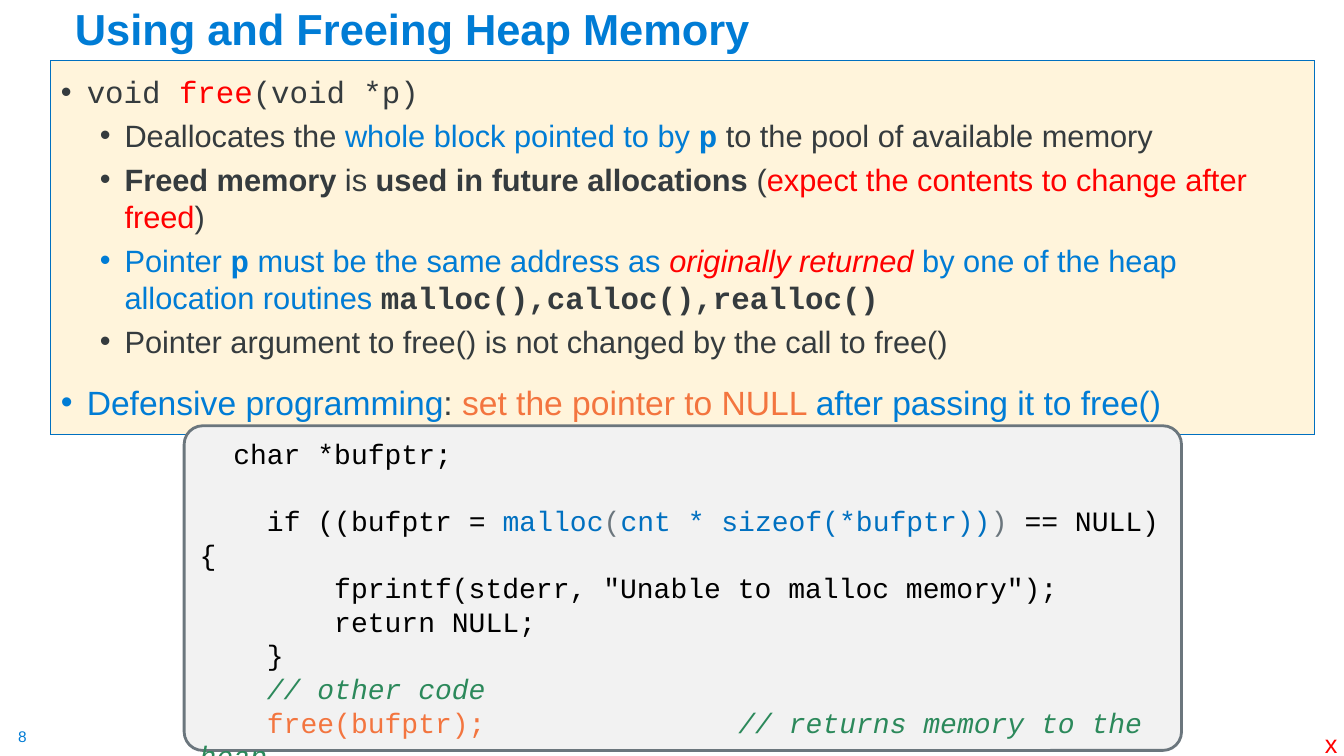
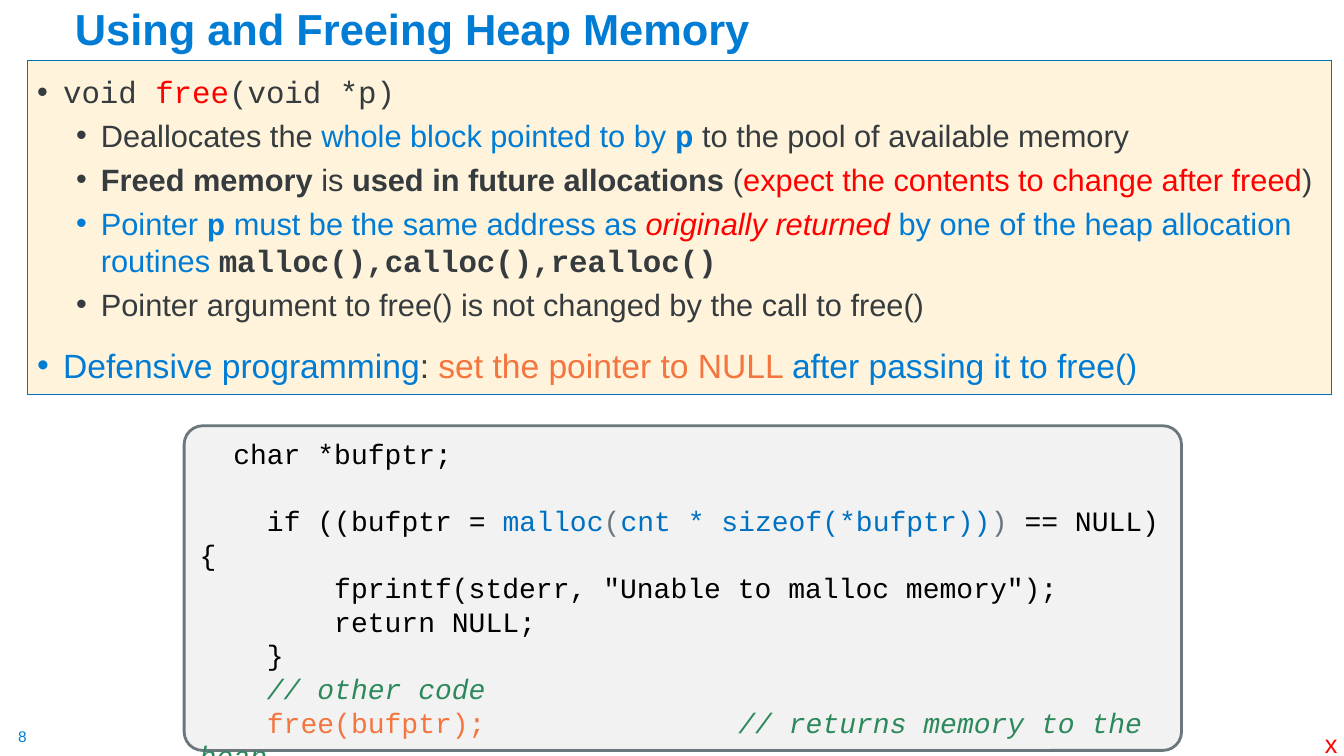
Before and after one commit to cse30-sp24/Muller-Slides, a slide deck: slide 8 of Lecture-9.pptx. Drawn at 1344x756 pixels with LibreOffice and Linux fonts; fonts in the diff are those of the drawing. Boxes give left, top, right and bottom in pixels: in the first picture for what was removed or moved away, otherwise in the second. Text is boxed around its words. In the diff, an @@ line names an element or a change of style, - is before the commit and + after.

```diff
--- a/Lecture-9.pptx
+++ b/Lecture-9.pptx
@@ text "void free(void *p)": place and size @@
-text "void free(void *p)" at [50,60,1315,435]
+text "void free(void *p)" at [27,60,1332,395]
```
Also in this commit, not shown: 12 other slides changed, 1 slide added, 1 slide removed, 1 other file.
